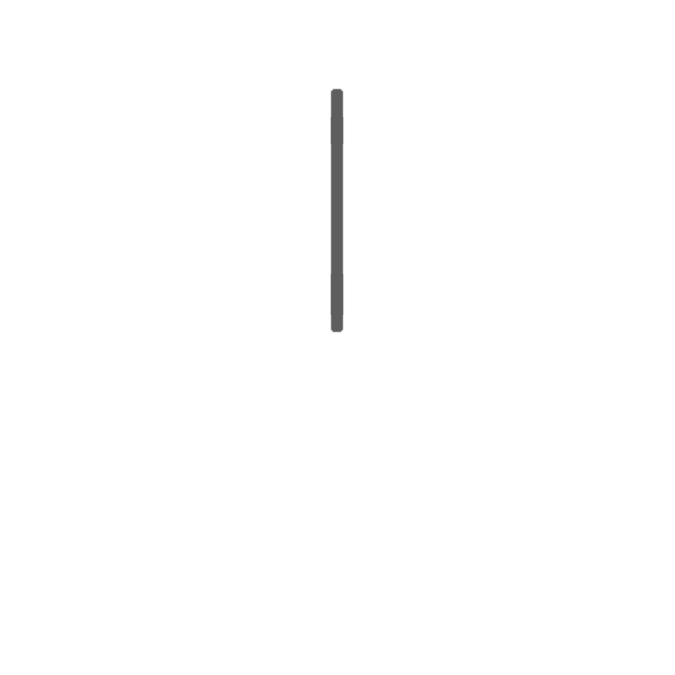
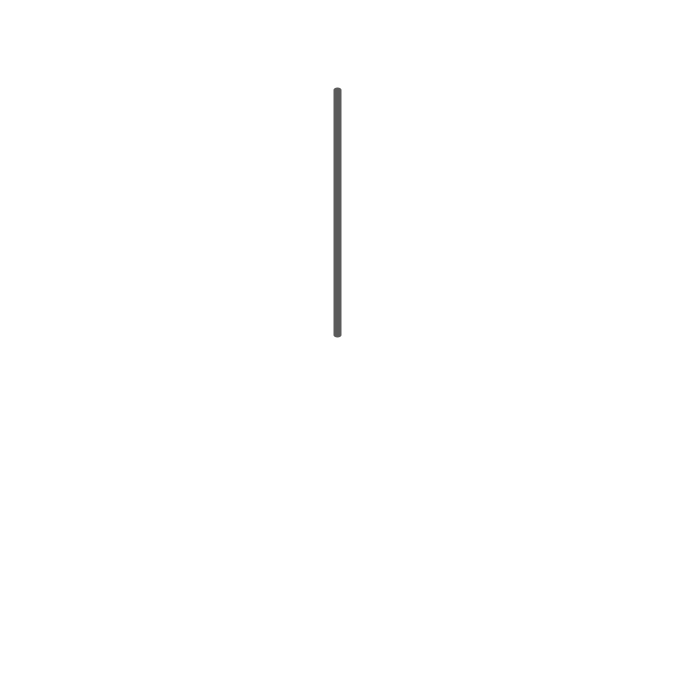
Before/after of a 675x675 layered artwork. What changed in the layer stack:
renamed "Minute_Hand@27.png" to "minute.png", painted on it over [330, 87, 344, 338]
